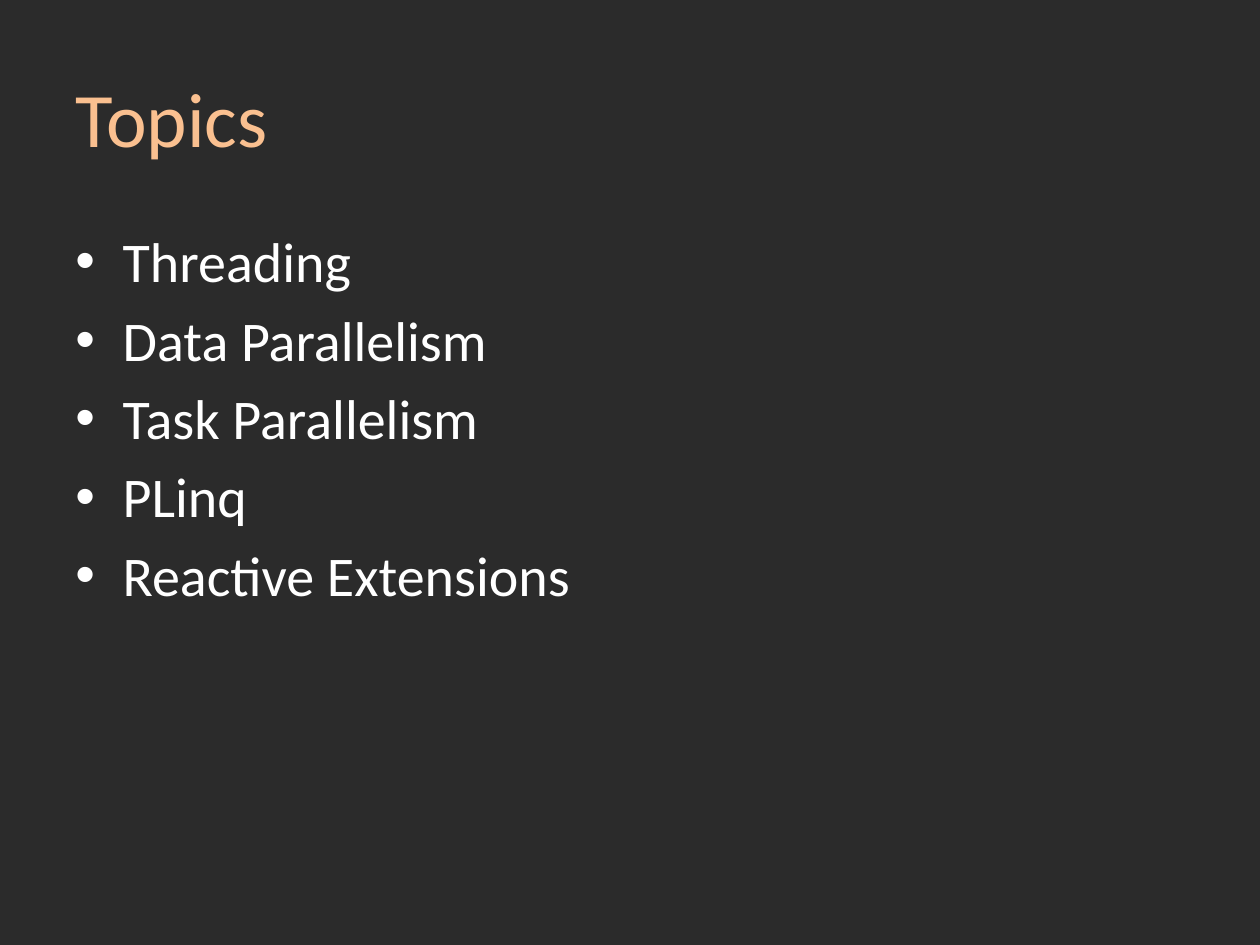
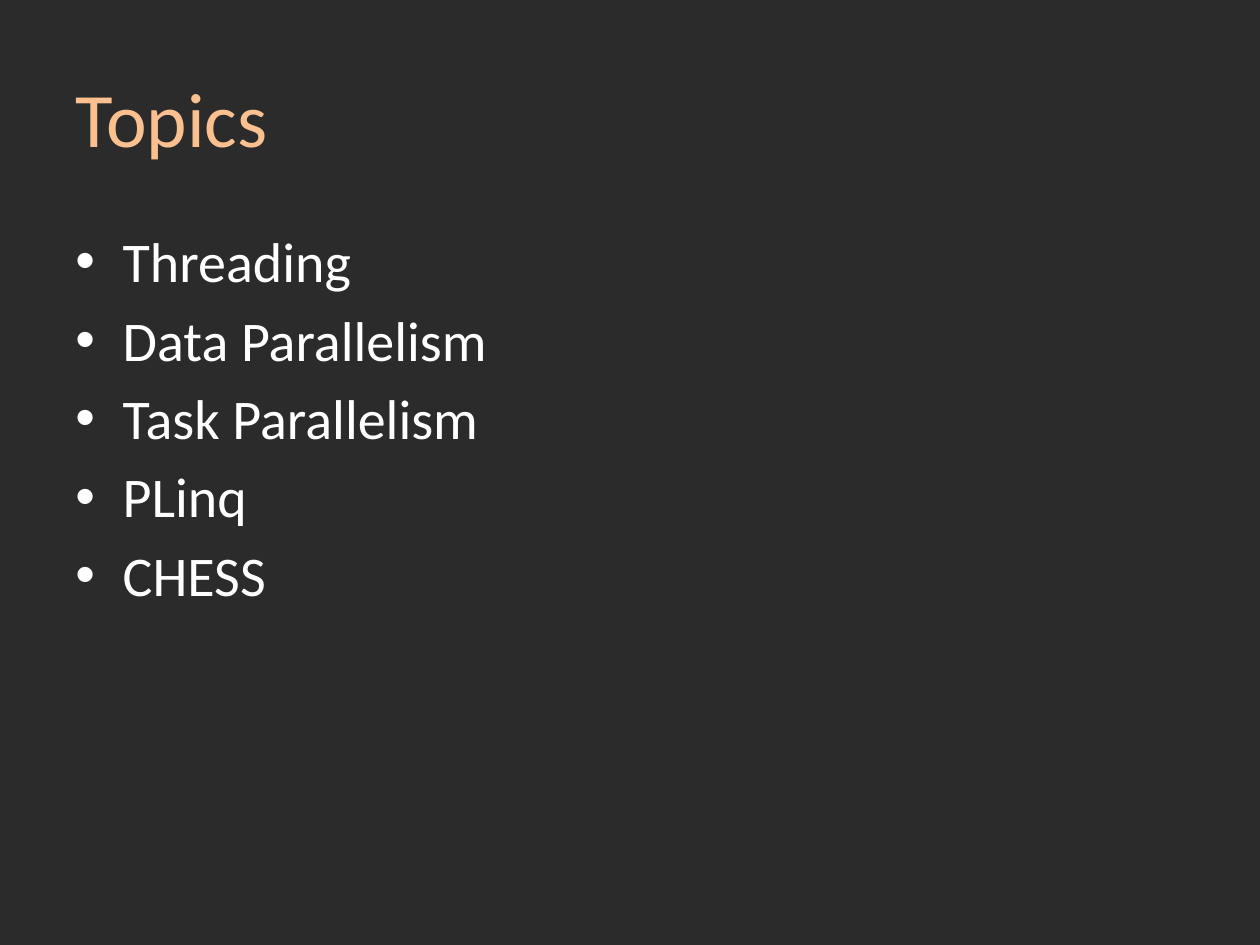
Before and after one commit to srstrong/NDC-Overview, a slide deck: slide 3 of Overview.pptx. Drawn at 1260x945 pixels with LibreOffice and Linux fonts; fonts in the diff are those of the drawing; background and template pictures are left out; a plain dark background stands for a picture behind light text. Boxes give left, top, right and bottom in pixels: in the first picture for what was removed or moved away, otherwise in the second. Text is boxed around its words. In the diff, an @@ line names an element or a change of style, - is before the commit and + after.

```diff
--- a/Overview.pptx
+++ b/Overview.pptx
@@ text at (x1=123, y1=559, x2=266, y2=597): text changed @@
-• Reactive Extensions
+• CHESS
```
Also in this commit, not shown: 1 other slide changed, 2 slides removed, 6 other files.
